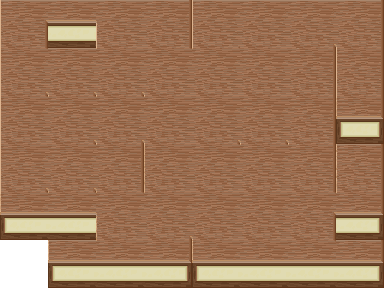
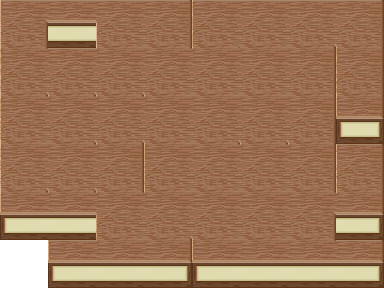
Layers edited between the first and the second 384 × 288 image:
pixels changed over box(0, 2, 337, 189) (layer not identified)
